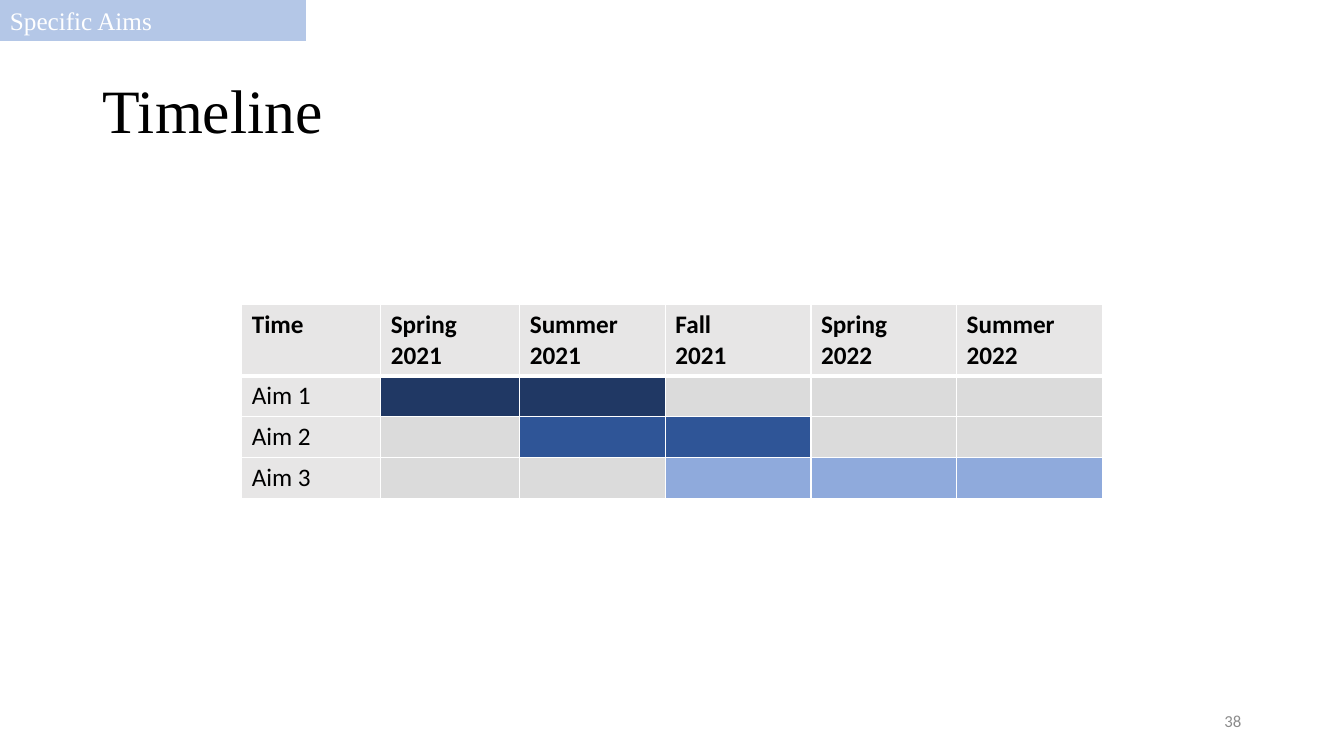
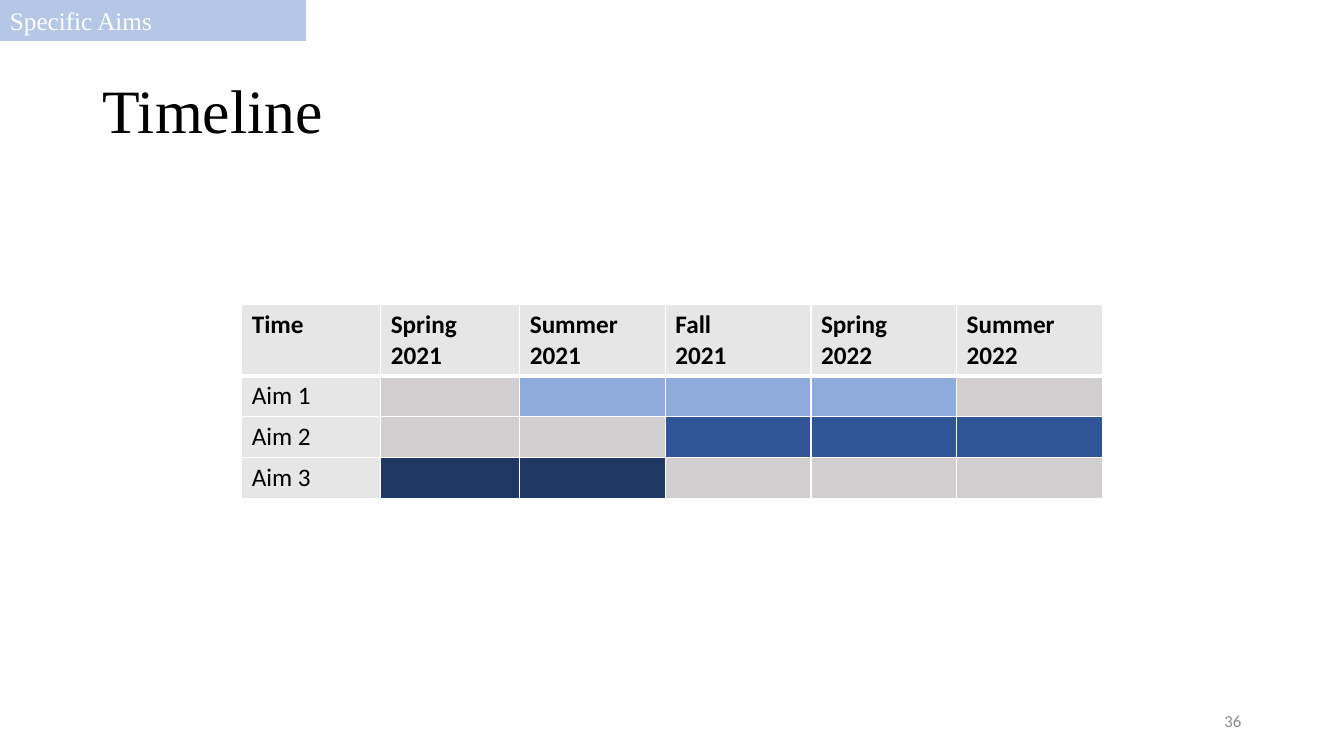
Before and after one commit to salvadorlab/Bovis-PangenomeOfReservoirs, a slide deck: slide 36 of Resources/2021_committeemeeting.pptx (slide 38 before the commit). Drawn at 1344x756 pixels with LibreOffice and Linux fonts; fonts in the diff are those of the drawing. Boxes give left, top, right and bottom in pixels: in the first picture for what was removed or moved away, otherwise in the second. Text is boxed around its words. In the diff, an @@ line names an element or a change of style, - is before the commit and + after.

```diff
--- a/Resources/2021_committeemeeting.pptx
+++ b/Resources/2021_committeemeeting.pptx
@@ table at bbox=[242, 304, 1101, 498] @@
@@ fill #203864 to #D0CECE in row 2, column 2 @@
@@ fill #203864 to #8FAADC in row 2, column 3 @@
@@ fill #DBDBDB to #8FAADC in 2 cells @@
@@ fill #DBDBDB to #D0CECE in 2 cells @@
@@ fill #2F5597 to #D0CECE in row 3, column 3 @@
@@ fill #DBDBDB to #2F5597 in 2 cells @@
@@ fill #DBDBDB to #203864 in 2 cells @@
@@ fill #8FAADC to #D0CECE in 3 cells @@
@@ page number at bbox=[1224, 716, 1241, 727]: text changed @@
-38
+36
```
Also in this commit, not shown: 1 other slide changed, 6 slides added, 8 slides removed, 5 other files.
